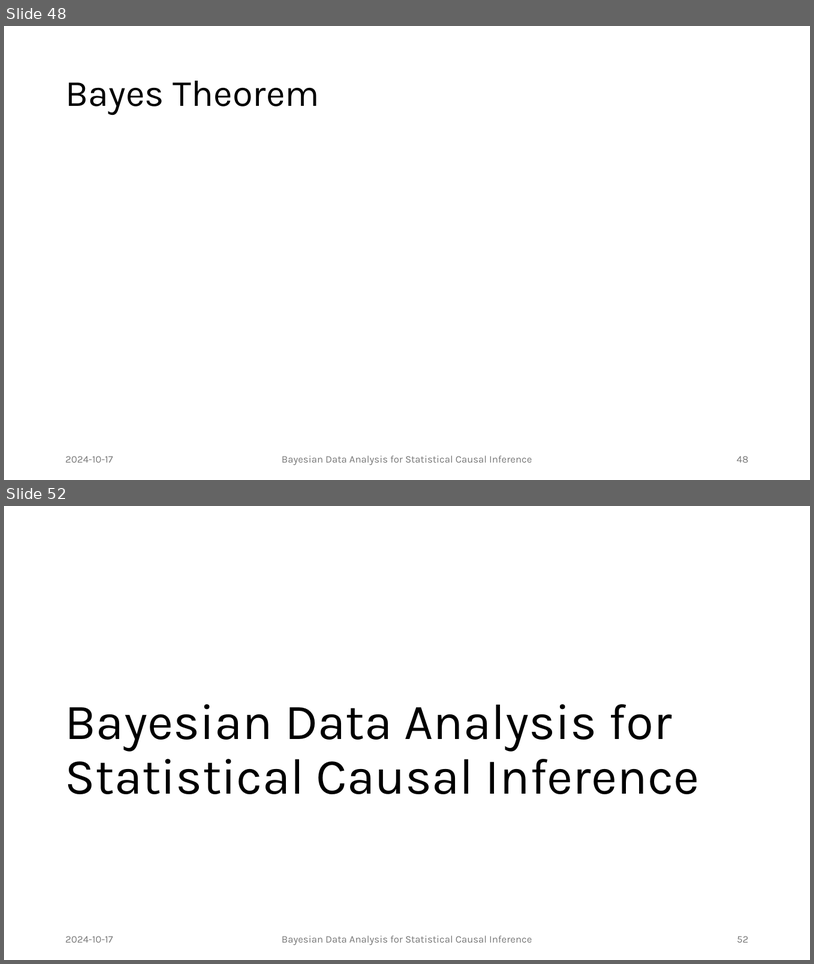
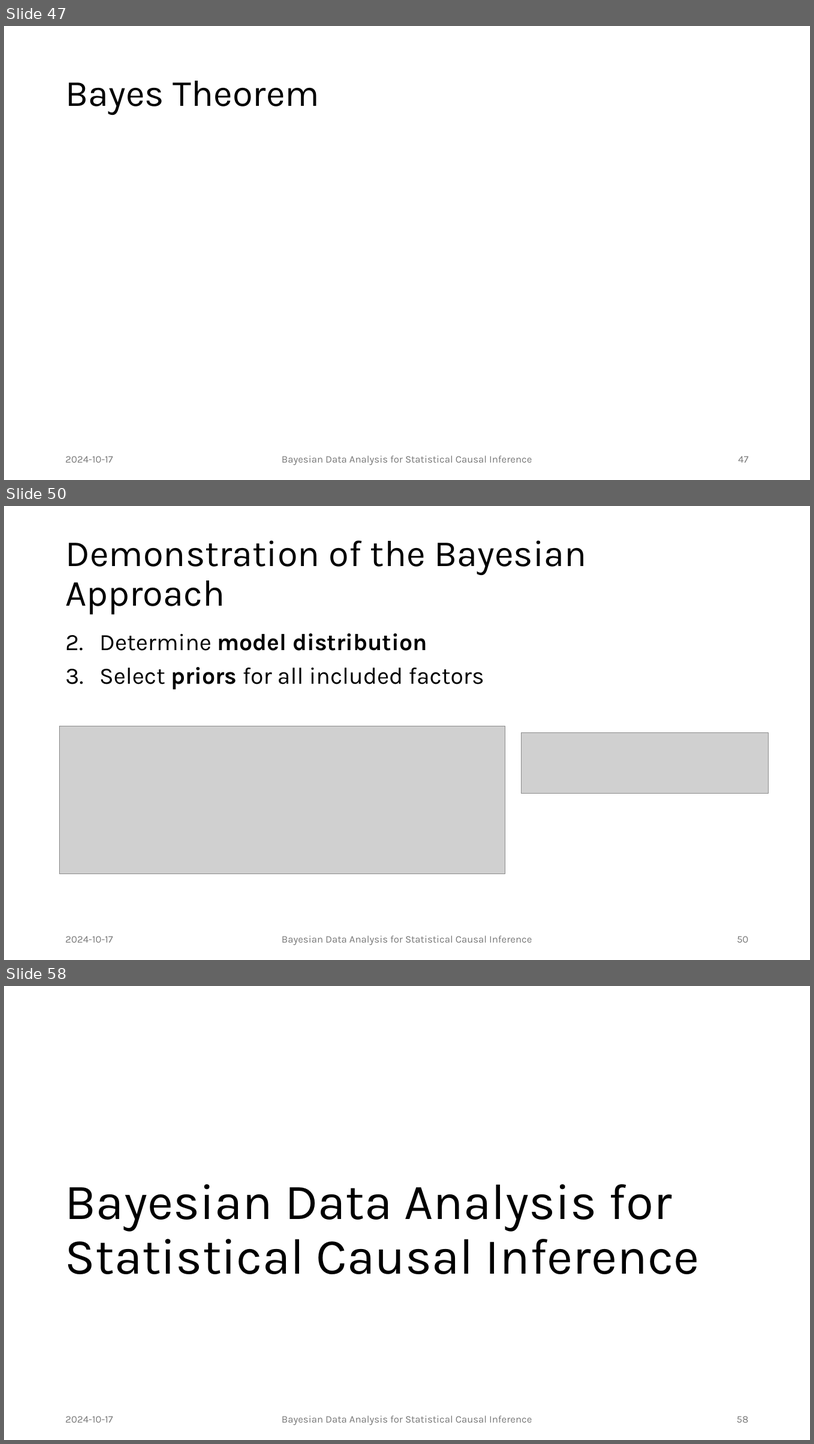
Before and after one commit to JulianFrattini/bda4sci, a slide deck: slides/singular/bda4sci.pptx. Shown one above the other, each under a label of ours: slides 48 and 52 before the commit, slides 47, 50 and 58 after it; the slides between them are not shown. The pictures are 814x964 and 814x1444 pixels, drawn with LibreOffice and Linux fonts; fonts in the diff are those of the drawing; grey boxes stand for pictures. Boxes give left, top, right and bottom in pixels: in the first picture for what was removed or moved away, otherwise in the second. Text is boxed around its words. In the diff, an @@ line names an element or a change of style, - is before the commit and + after.

```diff
--- a/slides/singular/bda4sci.pptx
+++ b/slides/singular/bda4sci.pptx
@@ slide 50 added at <box>4,506,810,960</box>, background #FFFFFF @@
@@ title added at <box>65,540,587,615</box>, 44 pt, text #000000 @@
+Demonstration of the Bayesian Approach
@@ text added at <box>99,633,485,690</box>, 28 pt, text #000000 @@
+2. Determine model distribution
+3. Select priors for all included factors
@@ picture added at <box>60,726,506,874</box> @@
@@ picture added at <box>521,733,768,793</box> @@
@@ text added at <box>65,936,113,942</box>, 12 pt, text #797979 @@
+2024-10-17
@@ text added at <box>282,935,532,945</box>, 12 pt, text #797979 @@
+Bayesian Data Analysis for Statistical Causal Inference
@@ page number added at <box>737,936,749,942</box>, 12 pt, text #797979 @@
+50
@@ what was slide 48 is now slide 47 @@
@@ page number at <box>738,456,749,462</box>: text changed @@
-48
+47
@@ what was slide 52 is now slide 58 @@
@@ page number at <box>737,1416,749,1422</box>: text changed @@
-52
+58
```
Also in this commit, not shown: 11 slides changed, 3 other slides added.
